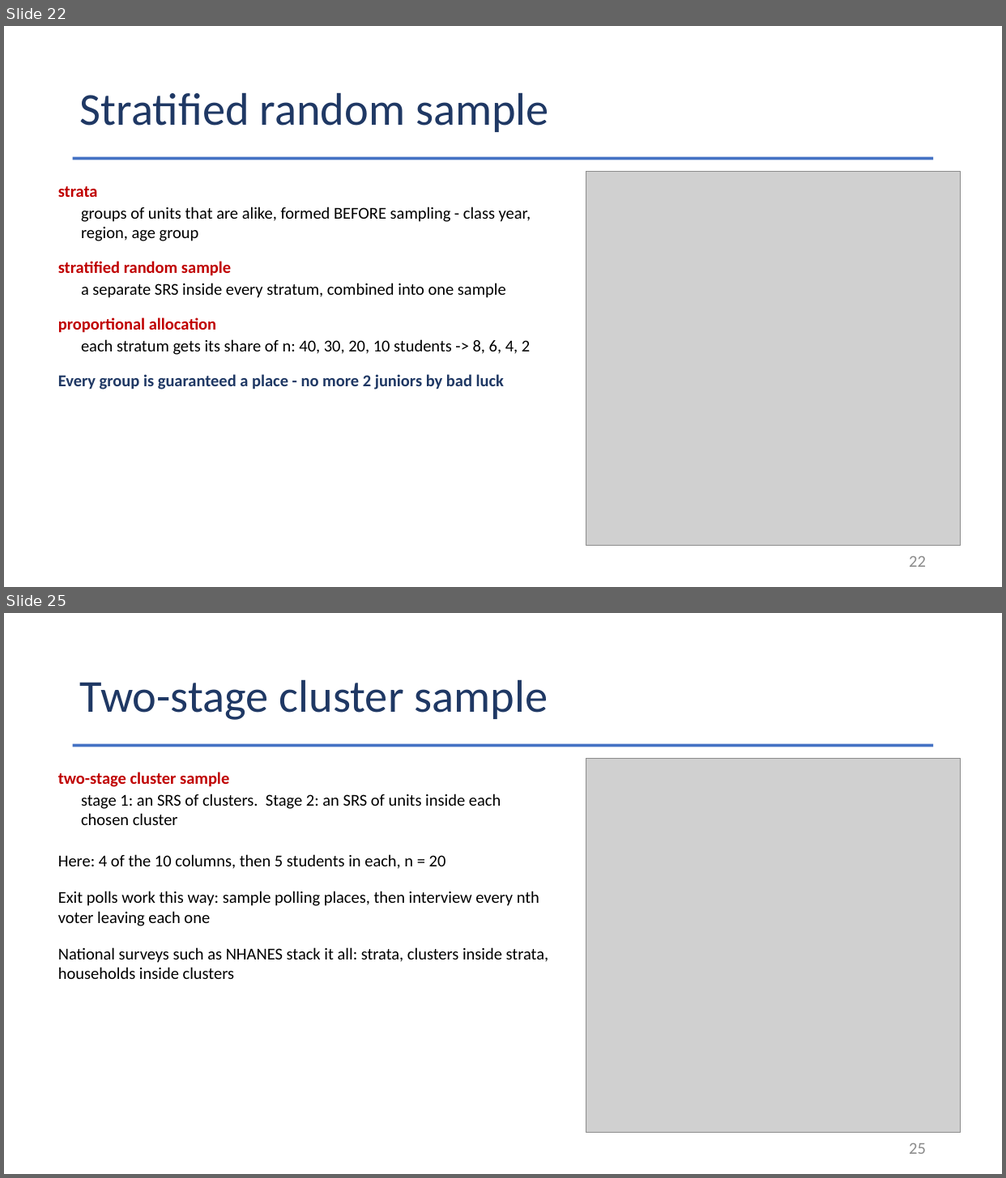
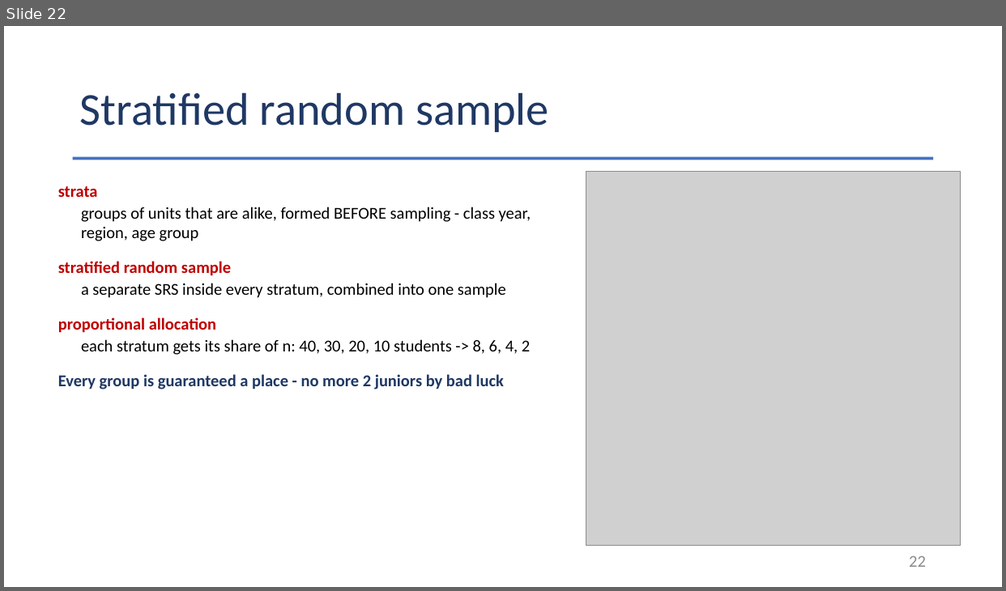
Before and after one commit to Jarred6068/Kvamme_UI_STAT251, a slide deck: docs/lecture_slides/Week 4/Week4_Lecture8_Slides_9_14_2026.pptx. Shown one above the other, each under a label of ours: slides 22 and 25 before the commit, slide 22 after it; the slides between them are not shown. The pictures are 1006x1178 and 1006x591 pixels, drawn with LibreOffice and Linux fonts; fonts in the diff are those of the drawing; grey boxes stand for pictures. Boxes give left, top, right and bottom in pixels: in the first picture for what was removed or moved away, otherwise in the second. Text is boxed around its words. In the diff, an @@ line names an element or a change of style, - is before the commit and + after.

```diff
--- a/docs/lecture_slides/Week 4/Week4_Lecture8_Slides_9_14_2026.pptx
+++ b/docs/lecture_slides/Week 4/Week4_Lecture8_Slides_9_14_2026.pptx
@@ slide 25 removed at (x1=4, y1=613, x2=1002, y2=1174), background #FFFFFF @@
@@ title removed at (x1=80, y1=679, x2=548, y2=720) @@
-Two-stage cluster sample
@@ rectangle removed at (x1=73, y1=744, x2=934, y2=747) @@
@@ picture removed at (x1=586, y1=758, x2=961, y2=1132) @@
@@ text removed at (x1=58, y1=772, x2=229, y2=787) @@
-two-stage cluster sample
@@ text removed at (x1=81, y1=794, x2=501, y2=825) @@
-stage 1: an SRS of clusters. Stage 2: an SRS of units inside each chosen cluster
@@ text removed at (x1=58, y1=854, x2=446, y2=869) @@
-Here: 4 of the 10 columns, then 5 students in each, n = 20
@@ text removed at (x1=58, y1=891, x2=539, y2=926) @@
-Exit polls work this way: sample polling places, then interview every nth voter leaving each one
@@ text removed at (x1=58, y1=948, x2=548, y2=979) @@
-National surveys such as NHANES stack it all: strata, clusters inside strata, households inside clusters
@@ page number removed at (x1=909, y1=1144, x2=926, y2=1154) @@
-25
```
Also in this commit, not shown: 30 other slides removed, 12 other files.
